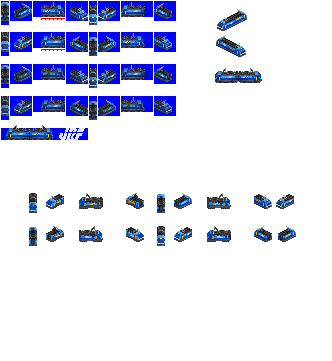
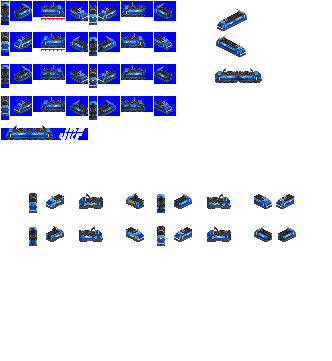
Revision of a layered 332 × 361 image; what changed, layer by layer:
painted on "a" over [121, 2, 146, 48]
painted on "cc" over [121, 65, 146, 112]
